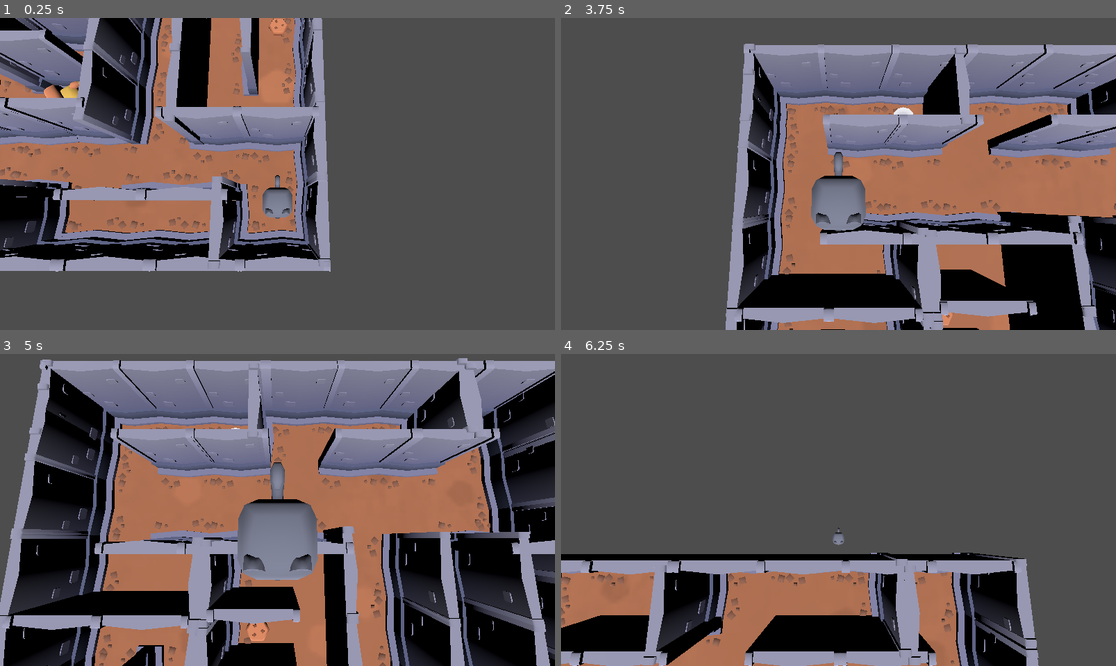
Above: before the commit, frames 1-4 (two rows, left to right).
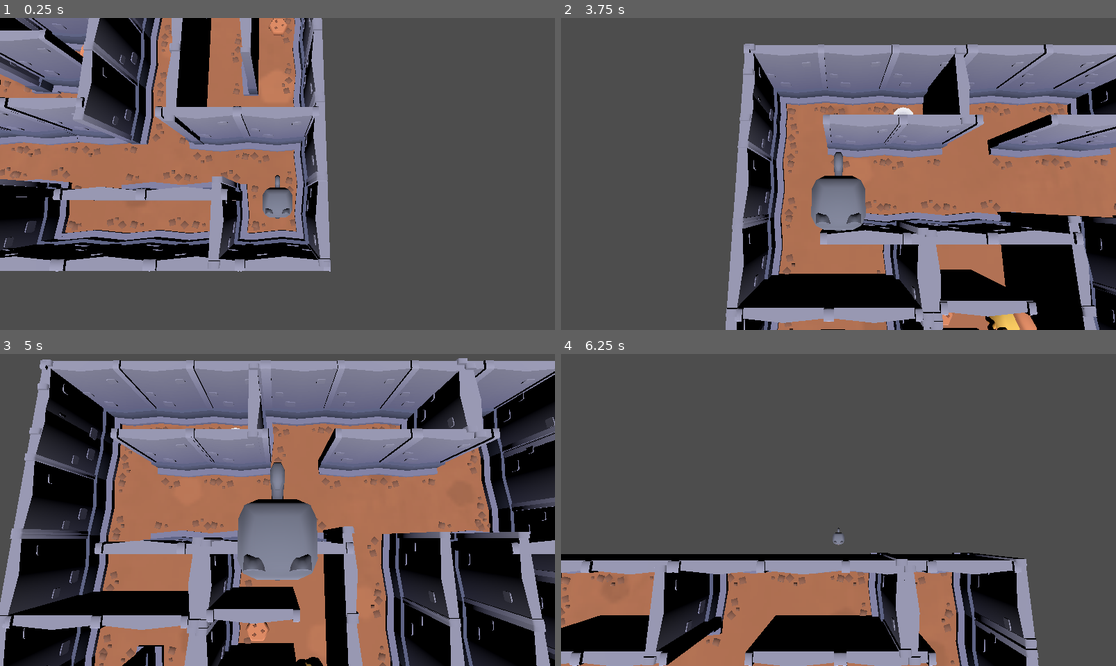
Above: after the commit, the same moments.

Repository: safetymax/game-physics
Game: Godot game, scene res://node_3d.tscn
Two runs of this game, one before a commit and one after it. Both use one fixed random seed, a clock stepped at 60 frames per second and the inputs below.
Inputs:
- Up to frame 1 (0.25 s): no input
- Up to frame 2 (3.75 s): tap Enter (ui_accept) at 0.5, 0.77, 1.52, 3.02 s; hold Up (ui_up) 0.53-2.03 s; hold Left (ui_left) 2.03-3.53 s; hold Down (ui_down) from 3.53 s (still down)
- Up to frame 3 (5 s): tap Enter (ui_accept) at 3.77, 4.52 s; release Down (ui_down) at 4.28 s; hold Right (ui_right) from 4.28 s (still down)
- Up to frame 4 (6.25 s): release Right (ui_right) at 5.03 s; hold Up (ui_up) 5.03-5.78 s; hold Right (ui_right) from 5.78 s (still down); tap Enter (ui_accept) at 6.02 s

The runs differ from the first frame. In frame 1, 0.3% of the frame differs, in the area x 7-16%, y 8-26%; in frame 2, 0.4%, in the area x 76-86%, y 94-100%; in frame 3, 0.1%; in frame 4, nothing differs.

Commit message:
enemy movement

Diff:
--- a/enemy_move.gd
+++ b/enemy_move.gd
@@ -20,7 +20,7 @@
 
 	#walk from node to node. at each node wait, turn 360 degrees, and then move to the next node. if at the end of the path, walk the path backwards
 	var forward = path[current_target_index].global_transform.origin - global_transform.origin
-	if forward.length() < 0.5:
+	if forward.length() < 0.1:
 		arrived = true
 		current_target_index += 1
 		if current_target_index >= path.size():
--- a/node_3d.tscn
+++ b/node_3d.tscn
@@ -229,22 +229,31 @@
 
 [node name="Enemy" parent="." unique_id=565029361 node_paths=PackedStringArray("path", "player") instance=ExtResource("1_noarx")]
 transform = Transform3D(0.2, 0, 0, 0, 0.2, 0, 0, 0, 0.2, 0, 0.048178554, 0.5325965)
-path = [NodePath("../Path1/1"), NodePath("../Path1/2"), NodePath("../Path1/3"), NodePath("../Path1/4")]
+path = [NodePath("../Path1/1"), NodePath("../Path1/2"), NodePath("../Path1/3"), NodePath("../Path1/4"), NodePath("../Path1/5"), NodePath("../Path1/6"), NodePath("../Path1/7"), NodePath("../Path1/6"), NodePath("../Path1/5"), NodePath("../Path1/4"), NodePath("../Path1/3"), NodePath("../Path1/2")]
 player = NodePath("../Player")
 
 [node name="Path1" type="Node" parent="." unique_id=463178368]
 
 [node name="1" type="Node3D" parent="Path1" unique_id=2028515876]
-transform = Transform3D(1, 0, 0, 0, 1, 0, 0, 0, 1, -1.6020076, 0, 1.5748222)
+transform = Transform3D(1, 0, 0, 0, 1, 0, 0, 0, 1, 0.040032625, 0, -0.014003396)
 
 [node name="2" type="Node3D" parent="Path1" unique_id=1570549363]
-transform = Transform3D(1, 0, 0, 0, 1, 0, 0, 0, 1, 1.4283834, 0, 1.5219976)
+transform = Transform3D(1, 0, 0, 0, 1, 0, 0, 0, 1, 0.037210464, 0, 0.579345)
 
 [node name="3" type="Node3D" parent="Path1" unique_id=1706555330]
-transform = Transform3D(1, 0, 0, 0, 1, 0, 0, 0, 1, 1.3753701, 0, -1.3366283)
+transform = Transform3D(1, 0, 0, 0, 1, 0, 0, 0, 1, -1.0572809, 0, 0.5638808)
+
+[node name="6" type="Node3D" parent="Path1" unique_id=333565806]
+transform = Transform3D(1, 0, 0, 0, 1, 0, 0, 0, 1, -1.737263, 0, 1.1727316)
+
+[node name="5" type="Node3D" parent="Path1" unique_id=1635970593]
+transform = Transform3D(1, 0, 0, 0, 1, 0, 0, 0, 1, -1.7048554, 0, 0.17205477)
 
 [node name="4" type="Node3D" parent="Path1" unique_id=1918686540]
-transform = Transform3D(1, 0, 0, 0, 1, 0, 0, 0, 1, -1.4301827, 0, -1.5180023)
+transform = Transform3D(1, 0, 0, 0, 1, 0, 0, 0, 1, -1.0956929, 0, 0.086027384)
+
+[node name="7" type="Node3D" parent="Path1" unique_id=176179254]
+transform = Transform3D(1, 0, 0, 0, 1, 0, 0, 0, 1, -0.14843726, 0, 1.1727316)
 
 [node name="Camera3D" type="Camera3D" parent="." unique_id=118033932 node_paths=PackedStringArray("player")]
 transform = Transform3D(1, 0, 0, 0, 0.1386546, 0.9903408, 0, -0.9903408, 0.1386546, 0, 1.9992914, 0)
